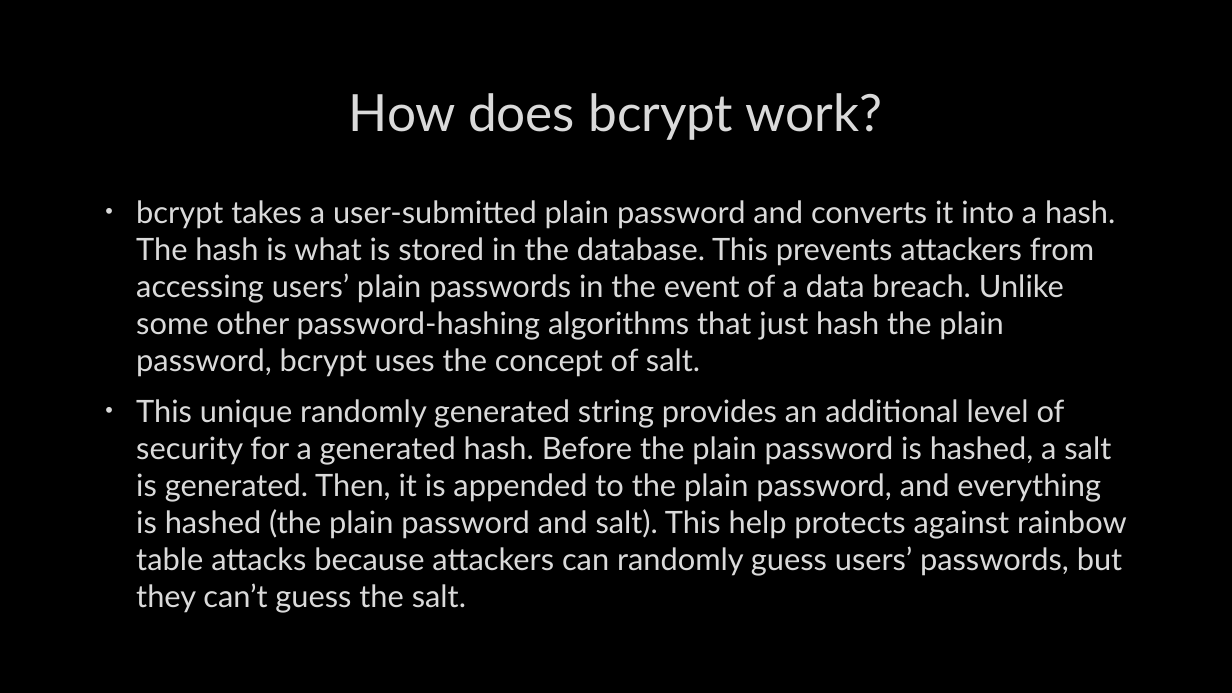
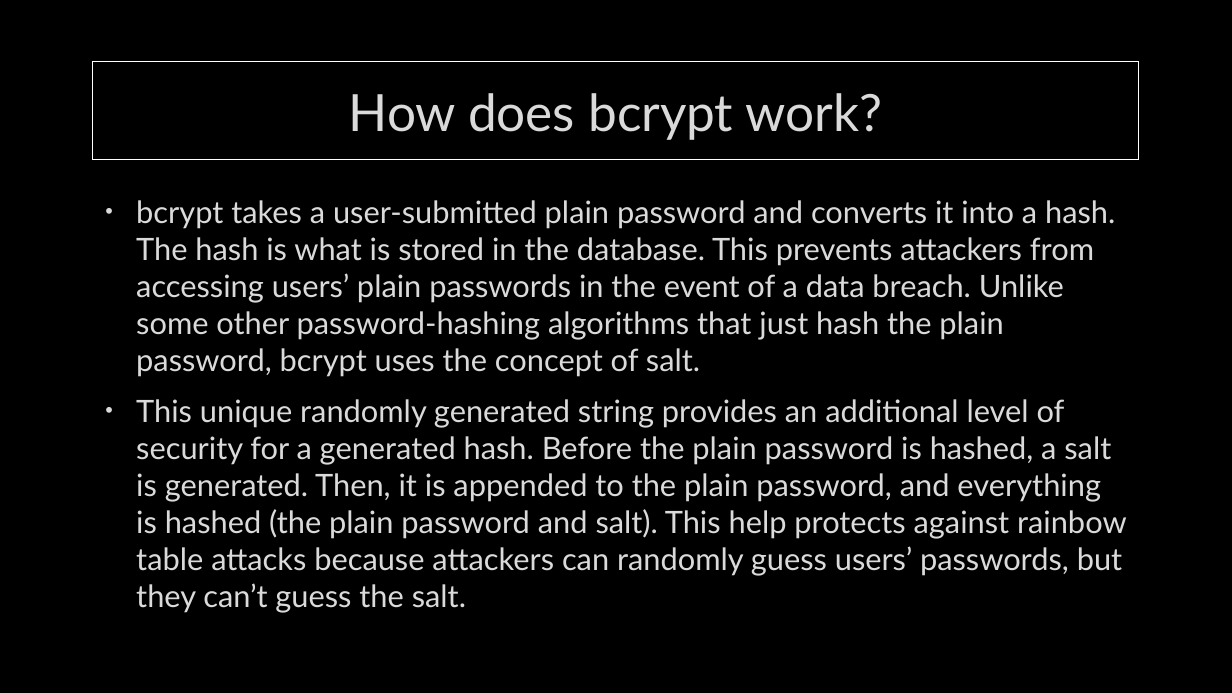
Before and after one commit to MohamedEmary/graduation-project, a slide deck: slide 25 of tasks/week-01/hashing.pptx. Drawn at 1232x693 pixels with LibreOffice and Linux fonts; fonts in the diff are those of the drawing; background and template pictures are left out. Boxes give left, top, right and bottom in pixels: in the first picture for what was removed or moved away, otherwise in the second. Text is boxed around its words. In the diff, an @@ line names an element or a change of style, - is before the commit and + after.

```diff
--- a/tasks/week-01/hashing.pptx
+++ b/tasks/week-01/hashing.pptx
@@ title "How does bcrypt work?": place and size @@
-title "How does bcrypt work?" at (349,93,882,140)
+title "How does bcrypt work?" at (92,62,1139,160)
@@ title "How does bcrypt work?" at (92,62,1139,160): outline none to #FFFFFF 0.75 pt; shadow on @@
```
Also in this commit, not shown: 30 other slides changed.
